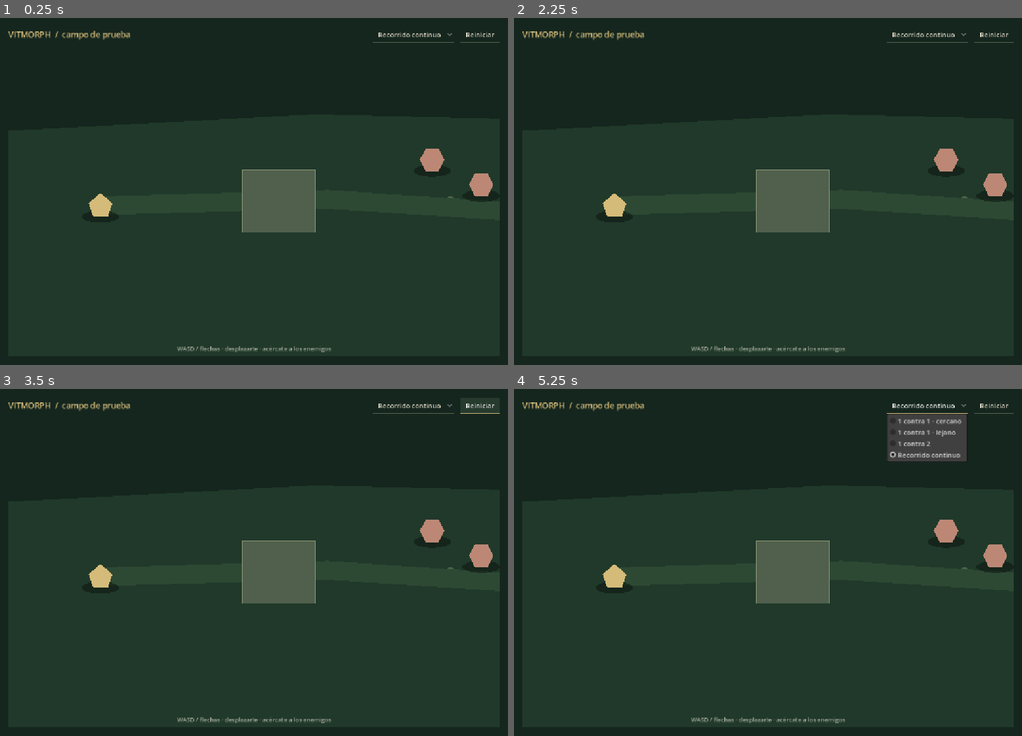
Above: before the commit, frames 1-4 (two rows, left to right).
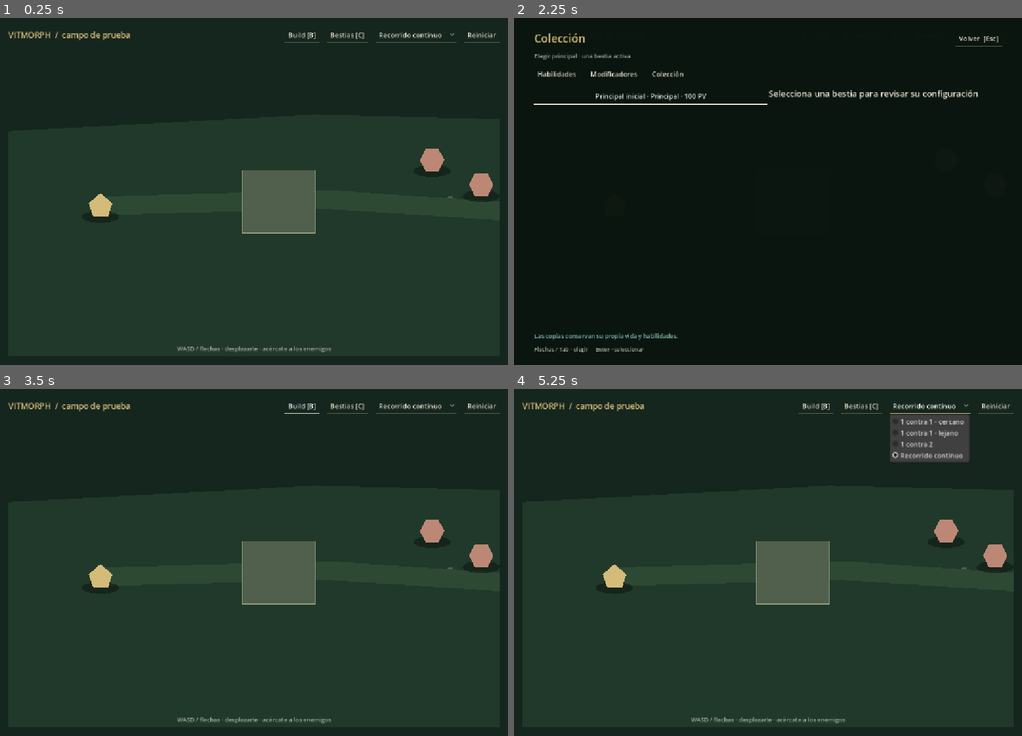
Above: after the commit, the same moments.

Repository: Quilik8/VITMORPH
Game: Godot game, scene res://scenes/main.tscn
Same seed, same stepped clock (60 frames per second), same inputs: the game is played once before the commit and once after it.
Inputs (mouse positions are in pixels of both pictures, inside the frame that each line leads up to):
- Up to frame 1 (0.25 s): no input
- Up to frame 2 (2.25 s): click (813, 35) at 0.5 s, where only the run after the commit has a clickable "Build [B]"; click "Reiniciar" at 1.25 s; click (859, 35) at 2 s, where only the run after the commit has a clickable "Bestias [C]"
- Up to frame 3 (3.5 s): click (462, 409) at 2.75 s, where only the run after the commit has a clickable "Volver [Esc]"
- Up to frame 4 (5.25 s): click "Reiniciar" at 3.5 s; click "Reiniciar" at 4.25 s; click "Recorrido continuo" at 5 s

The runs differ from the first frame. In frame 1, 0.6% of the frame differs, in the area x 1-98%, y 3-63%; in frame 2, 67%, in the area x 1-99%, y 3-98%; in frame 3, 0.6%; in frame 4, 1.2%.

Commit message:
Add voluntary build editor and principal selection

Diff:
--- a/systems/world_route.gd
+++ b/systems/world_route.gd
@@ -6,6 +6,8 @@
 signal travelling_started
 const Geometry = preload("res://systems/world_geometry.gd")
 const World = preload("res://data/world_fixture.gd")
+var session: RefCounted
+var menu_paused := false
 var combat: Node
 var visible_world := false
 var state := "ready"
@@ -40,6 +42,7 @@
 	zones = World.locations()
 	obstacles = World.obstacles()
 	actors = World.populate()
+	if session != null: actors[0] = session.actor_at(World.START_POSITION)
 	group_members.clear()
 	cleared_groups.clear()
 	active_groups = 0
@@ -71,8 +74,8 @@
 	combat.actors.clear()
 	combat.actors.append(actors[0])
 	combat.running = false
-	combat.priority = ""
-	combat.retained = ""
+	combat.priority = session.principal().priority if session!=null else ""
+	combat.retained = session.principal().retained if session!=null else ""
 	combat.result = ""
 	combat.pending = {}
 	combat.history.clear()
@@ -93,7 +96,7 @@
 		profile.record("systems/world_route.gd:_process", Time.get_ticks_usec() - stamp)
 
 func _process_body(delta: float) -> void:
-	if not visible_world:
+	if not visible_world or menu_paused:
 		return
 	if state == "travelling":
 		var main: Dictionary = actors[0]
@@ -187,7 +190,7 @@
 
 func _input(event: InputEvent) -> void:
 	if event is InputEventKey and event.keycode in [KEY_W, KEY_A, KEY_S, KEY_D, KEY_UP, KEY_DOWN, KEY_LEFT, KEY_RIGHT]:
-		if visible_world and state == "travelling":
+		if visible_world and state == "travelling" and not menu_paused:
 			held_keys[event.keycode] = event.pressed
 			get_viewport().set_input_as_handled()
 		elif not event.pressed:
--- /dev/null
+++ b/ui/build_editor.gd
@@ -0,0 +1,206 @@
+extends Control
+signal closed
+signal applied
+signal main_selected
+const Palette = preload("res://ui/demo_theme.gd")
+var session: RefCounted
+var draft: Dictionary = {}
+var owned_id := ""
+var collection_mode := false
+var section := "skills"
+var selected := 0
+var heading: Label
+var subtitle: Label
+var body: BoxContainer
+var equipment: VBoxContainer
+var context: VBoxContainer
+var message: Label
+var apply_button: Button
+var row_buttons: Array[Button] = []
+
+func text(value: String, size := 16, color := Palette.INK) -> Label:
+	var label := Label.new()
+	label.text = value
+	label.add_theme_font_size_override("font_size",size)
+	label.add_theme_color_override("font_color",color)
+	label.autowrap_mode = TextServer.AUTOWRAP_WORD_SMART
+	return label
+
+func choice(value: String, callback: Callable) -> Button:
+	var button := Button.new()
+	button.text = value
+	button.custom_minimum_size.y = 40
+	button.pressed.connect(callback)
+	return button
+
+func _ready() -> void:
+	name = "BuildEditor"
+	set_anchors_and_offsets_preset(Control.PRESET_FULL_RECT)
+	var veil := ColorRect.new()
+	veil.color = Color(0.04,0.08,0.06,0.98)
+	veil.set_anchors_and_offsets_preset(Control.PRESET_FULL_RECT)
+	add_child(veil)
+	var margin := MarginContainer.new()
+	margin.set_anchors_and_offsets_preset(Control.PRESET_FULL_RECT)
+	for side in ["left","right"]: margin.add_theme_constant_override("margin_"+side,48)
+	for side in ["top","bottom"]: margin.add_theme_constant_override("margin_"+side,28)
+	add_child(margin)
+	var layout := VBoxContainer.new()
+	margin.add_child(layout)
+	var header := HBoxContainer.new()
+	layout.add_child(header)
+	heading = text("",26,Palette.GOLD)
+	heading.size_flags_horizontal = Control.SIZE_EXPAND_FILL
+	header.add_child(heading)
+	header.add_child(choice("Volver  [Esc]",close))
+	subtitle = text("",14,Palette.MUTED)
+	layout.add_child(subtitle)
+	var tabs := HBoxContainer.new()
+	layout.add_child(tabs)
+	tabs.add_child(choice("Habilidades",func(): section="skills"; selected=0; collection_mode=false; render()))
+	tabs.add_child(choice("Modificadores",func(): section="mods"; selected=0; collection_mode=false; render()))
+	tabs.add_child(choice("Colección",func(): collection_mode=true; render()))
+	var scroll := ScrollContainer.new()
+	scroll.size_flags_vertical = Control.SIZE_EXPAND_FILL
+	scroll.horizontal_scroll_mode = ScrollContainer.SCROLL_MODE_DISABLED
+	layout.add_child(scroll)
+	body = BoxContainer.new()
+	body.size_flags_horizontal = Control.SIZE_EXPAND_FILL
+	scroll.add_child(body)
+	equipment = VBoxContainer.new()
+	equipment.size_flags_horizontal = Control.SIZE_EXPAND_FILL
+	body.add_child(equipment)
+	context = VBoxContainer.new()
+	context.size_flags_horizontal = Control.SIZE_EXPAND_FILL
+	body.add_child(context)
+	message = text("",14,Palette.TEAL)
+	layout.add_child(message)
+	var footer := HBoxContainer.new()
+	layout.add_child(footer)
+	var hint := text("Flechas / Tab · elegir     Enter · seleccionar",13,Palette.MUTED)
+	hint.size_flags_horizontal = Control.SIZE_EXPAND_FILL
+	footer.add_child(hint)
+	apply_button = choice("Aplicar cambios",apply)
+	footer.add_child(apply_button)
+	resized.connect(reflow)
+	hide()
+
+func reflow() -> void:
+	if body != null: body.vertical = size.x < 900
+
+func open(id: String, as_collection := false) -> void:
+	owned_id = id
+	draft = session.owned(id).build.duplicate(true)
+	collection_mode = as_collection
+	section = "skills"
+	selected = 0
+	show()
+	render()
+	if not row_buttons.is_empty(): row_buttons[0].grab_focus()
+
+func close() -> void:
+	hide()
+	draft.clear()
+	closed.emit()
+
+func clear(container: Node) -> void:
+	for child in container.get_children():
+		container.remove_child(child)
+		child.queue_free()
+
+func render() -> void:
+	var focus := get_viewport().gui_get_focus_owner()
+	var focus_text: String = focus.text if focus is Button else ""
+	clear(equipment)
+	clear(context)
+	row_buttons.clear()
+	var beast: Dictionary = session.owned(owned_id)
+	if beast.is_empty(): return
+	heading.text = "Colección" if collection_mode else beast.name + " / build"
+	subtitle.text = "Elegir principal · una bestia activa" if collection_mode else "Exploración pausada · " + ("Vista previa" if draft!=beast.build else "Configuración equipada")
+	if collection_mode:
+		for item in session.collection:
+			var id: String = item.id
+			var b := choice(item.name + (" · Principal" if id==session.principal_id else "")+" · %d PV"%item.hp,func(): owned_id=id; draft=session.owned(id).build.duplicate(true); collection_mode=false; render())
+			equipment.add_child(b)
+			row_buttons.append(b)
+		context.add_child(text("Selecciona una bestia para revisar su configuración",20))
+		message.text = "Las copias conservan su propia vida y habilidades."
+		apply_button.hide()
+		return
+	apply_button.show()
+	if owned_id != session.principal_id:
+		equipment.add_child(choice("Elegir como principal",func():
+			var result: Dictionary = session.select_principal(owned_id)
+			if result.ok: main_selected.emit(); render()
+			else: message.text=result.error))
+	if section == "skills":
+		equipment.add_child(text("Habilidades equipadas",19))
+		for fixed in session.catalog.beast(beast.definition_id).fixed:
+			equipment.add_child(text(session.catalog.skill(fixed).name+" · Fija",16,Palette.MUTED))
+		for index in 2:
+			var slot := index
+			var button := choice(("› " if selected==index else "")+session.catalog.skill(draft.modular[index]).name,func(): selected=slot; render())
+			equipment.add_child(button)
+			row_buttons.append(button)
+		context.add_child(text("Reemplazar modular %d"%(selected+1),19,Palette.GOLD))
+		if session.library.is_empty(): context.add_child(text("Obtén una copia para desbloquear sus habilidades."))
+		for id in session.library:
+			var skill_id: String = id
+			var skill: Dictionary = session.catalog.skill(id)
+			var button := choice(skill.name,func(): draft.modular[selected]=skill_id; render())
+			button.disabled = id in draft.modular and id!=draft.modular[selected]
+			if button.disabled: button.text += " · Ya equipada"
+			context.add_child(button)
+	else:
+		equipment.add_child(text("Normales · %d / 8"%draft.normal.filter(func(id):return id!="").size(),19))
+		for index in 8:
+			var slot := index
+			var id: String = draft.normal[index]
+			var button := choice(("› " if selected==index else "")+str(index+1)+"  "+("Vacía" if id=="" else "Alcance +30 %"),func(): selected=slot; render())
+			equipment.add_child(button)
+			row_buttons.append(button)
+		equipment.add_child(text("Especiales · 0 / 2",14,Palette.MUTED))
+		context.add_child(text("Equipar en ranura %d"%(selected+1),19,Palette.GOLD))
+		context.add_child(choice("Retirar modificador",func():draft.normal[selected]="";render()))
+		for id in session.inventory:
+			var instance: String = id
+			var button := choice("Alcance +30 %",func():draft.normal[selected]=instance;render())
+			var occupied: bool = instance in draft.normal and draft.normal[selected]!=instance
+			for other in session.collection:
+				occupied = occupied or (other.id!=owned_id and instance in other.build.normal)
+			button.disabled = occupied
+			if occupied: button.text += " · Equipada"
+			context.add_child(button)
+		context.add_child(text("Afecta a todos los ataques compatibles de esta bestia.",14,Palette.MUTED))
+	context.add_child(text("Comparación de alcance",16,Palette.GOLD))
+	var preview: Dictionary = session.preview_build(owned_id,draft)
+	for row in preview.changes:
+		context.add_child(text(row.name+": "+("Objetivo propio · sin cambio" if row.base==0 else "%.0f → %.0f"%[row.base,row.result]),14))
+	var validation: Dictionary = session.validate_build(owned_id,draft)
+	apply_button.disabled = not validation.ok or draft==beast.build
+	message.text = " · ".join(validation.errors) if not validation.ok else ("Sin cambios" if draft==beast.build else "Vista previa · Aplicar actualiza la build")
+	reflow()
+	for node in find_children("*", "Button", true, false):
+		if node.text == focus_text and not node.disabled:
+			node.call_deferred("grab_focus")
+			break
+
+func apply() -> void:
+	var result: Dictionary = session.apply_build(owned_id,draft)
+	if result.ok:
+		applied.emit()
+		render()
+		message.text = "Configuración aplicada"
+	else: message.text=" · ".join(result.errors)
+
+func _input(event: InputEvent) -> void:
+	if visible and event is InputEventKey and event.pressed and event.keycode in [KEY_UP, KEY_DOWN, KEY_LEFT, KEY_RIGHT]:
+		var focus := get_viewport().gui_get_focus_owner()
+		if focus != null:
+			var next := focus.find_prev_valid_focus() if event.keycode in [KEY_UP, KEY_LEFT] else focus.find_next_valid_focus()
+			if next != null: next.grab_focus()
+		get_viewport().set_input_as_handled()
+	if visible and event is InputEventKey and event.pressed and event.keycode==KEY_ESCAPE:
+		close()
+		get_viewport().set_input_as_handled()
--- a/ui/combat_screen.gd
+++ b/ui/combat_screen.gd
@@ -11,6 +11,10 @@
 const MUTED := Color("a5aa9b")
 const GOLD := Color("d4bb79")
 const TEAL := Color("86bbb0")
+var session := preload("res://systems/demo_session.gd").new()
+var editor: Control
+var build_button: Button
+var collection_button: Button
 var combat: Node
 var route: Node
 var arena: Control
@@ -46,8 +50,15 @@
 	route.name = "WorldRoute"
 	route.profile = profile
 	route.combat = combat
+	route.session = session
 	add_child(route)
 	build_screen()
+	editor = preload("res://ui/build_editor.gd").new()
+	editor.session = session
+	add_child(editor)
+	editor.closed.connect(func():route.menu_paused=false;route.held_keys.clear();build_button.grab_focus())
+	editor.applied.connect(on_build_applied)
+	editor.main_selected.connect(on_build_applied)
 	combat.state_changed.connect(refresh)
 	combat.action_chosen.connect(on_action)
 	combat.message.connect(add_message)
@@ -71,22 +82,7 @@
 	return style
 
 func make_theme() -> Theme:
-	var value := Theme.new()
-	value.default_font_size = 16
-	value.set_color("font_color", "Label", INK)
-	value.set_color("font_color", "Button", INK)
-	value.set_color("font_disabled_color", "Button", Color("727b70"))
-	value.set_stylebox("normal", "Button", underline(Color("566755")))
-	value.set_stylebox("hover", "Button", underline(GOLD, Color("263a2e")))
-	value.set_stylebox("pressed", "Button", underline(GOLD))
-	value.set_stylebox("disabled", "Button", underline(Color("354238")))
-	value.set_stylebox("focus", "Button", underline(INK))
-	for state in ["normal", "hover", "pressed", "disabled", "focus"]:
-		value.set_stylebox(state, "OptionButton", value.get_stylebox(state, "Button"))
-	value.set_color("font_color", "OptionButton", INK)
-	value.set_constant("separation", "VBoxContainer", 6)
-	value.set_constant("separation", "HBoxContainer", 16)
-	return value
+	return preload("res://ui/demo_theme.gd").make()
 
 func label(text: String, font_size: int = 16, color: Color = INK) -> Label:
 	var node := Label.new()
@@ -126,6 +122,10 @@
 	var title := label("VITMORPH  /  campo de prueba", 19, GOLD)
 	title.size_flags_horizontal = Control.SIZE_EXPAND_FILL
 	header.add_child(title)
+	build_button=button("Build [B]",func():open_build(false),"Build")
+	header.add_child(build_button)
+	collection_button=button("Bestias [C]",func():open_build(true),"Collection")
+	header.add_child(collection_button)
 	selection = OptionButton.new()
 	selection.name = "Scenario"
 	for title_text in Fixture.SCENARIOS:
@@ -279,6 +279,10 @@
 	if not event is InputEventKey or not event.pressed or event.echo:
 		return
 	var key: int = event.keycode
+	if not combat.running and key in [KEY_B,KEY_C]:
+		open_build(key==KEY_C)
+		get_viewport().set_input_as_handled()
+		return
 	if not combat.running and key != KEY_F3:
 		return
 	if key >= KEY_1 and key <= KEY_4:
@@ -319,6 +323,9 @@
 
 func refresh_body() -> void:
 	var active: bool = combat.running or route.state == "aftermath"
+	session.combat_locked = active
+	build_button.disabled = active or not route.visible_world
+	collection_button.disabled = build_button.disabled
 	atb_strip.visible = combat.running
 	intervention_strip.visible = combat.running
 	exploration_help.visible = route.visible_world and not combat.running
@@ -416,3 +423,19 @@
 
 func run_demo_checks() -> Dictionary:
 	return preload("res://tests/demo_rules.gd").new().run()
+
+func open_build(collection_mode: bool) -> void:
+	if combat.running or route.state != "travelling" or not route.visible_world: return
+	session.sync_actor(route.actors[0],combat.priority,combat.retained)
+	route.menu_paused = true
+	route.held_keys.clear()
+	editor.open(session.principal_id,collection_mode)
+
+func on_build_applied() -> void:
+	var position: Vector2 = route.actors[0].position
+	route.actors[0] = session.actor_at(position)
+	combat.actors.clear()
+	combat.actors.append(route.actors[0])
+	combat.priority = session.principal().priority
+	combat.retained = session.principal().retained
+	refresh()
--- /dev/null
+++ b/ui/demo_theme.gd
@@ -0,0 +1,29 @@
+extends RefCounted
+const INK := Color("eee5d3")
+const MUTED := Color("a5aa9b")
+const GOLD := Color("d4bb79")
+const TEAL := Color("86bbb0")
+
+static func underline(color: Color, fill: Color = Color.TRANSPARENT) -> StyleBoxFlat:
+	var style := StyleBoxFlat.new()
+	style.bg_color = fill
+	style.border_color = color
+	style.border_width_bottom = 2
+	style.set_content_margin_all(8)
+	return style
+
+static func make() -> Theme:
+	var value := Theme.new()
+	value.default_font_size = 16
+	value.set_color("font_color","Label",INK)
+	value.set_color("font_color","Button",INK)
+	value.set_color("font_color","OptionButton",INK)
+	value.set_color("font_disabled_color","Button",MUTED)
+	var colors := {"normal":Color("566755"),"hover":GOLD,"pressed":GOLD,"disabled":Color("354238"),"focus":INK}
+	for state in colors:
+		var box := underline(colors[state],Color("263a2e") if state=="hover" else Color.TRANSPARENT)
+		value.set_stylebox(state,"Button",box)
+		value.set_stylebox(state,"OptionButton",box)
+	value.set_constant("separation","VBoxContainer",12)
+	value.set_constant("separation","HBoxContainer",18)
+	return value
Not shown, added: ui/build_editor.gd.uid
Not shown, added: ui/demo_theme.gd.uid
Not shown, added: tests/evidence/editor_review.md
